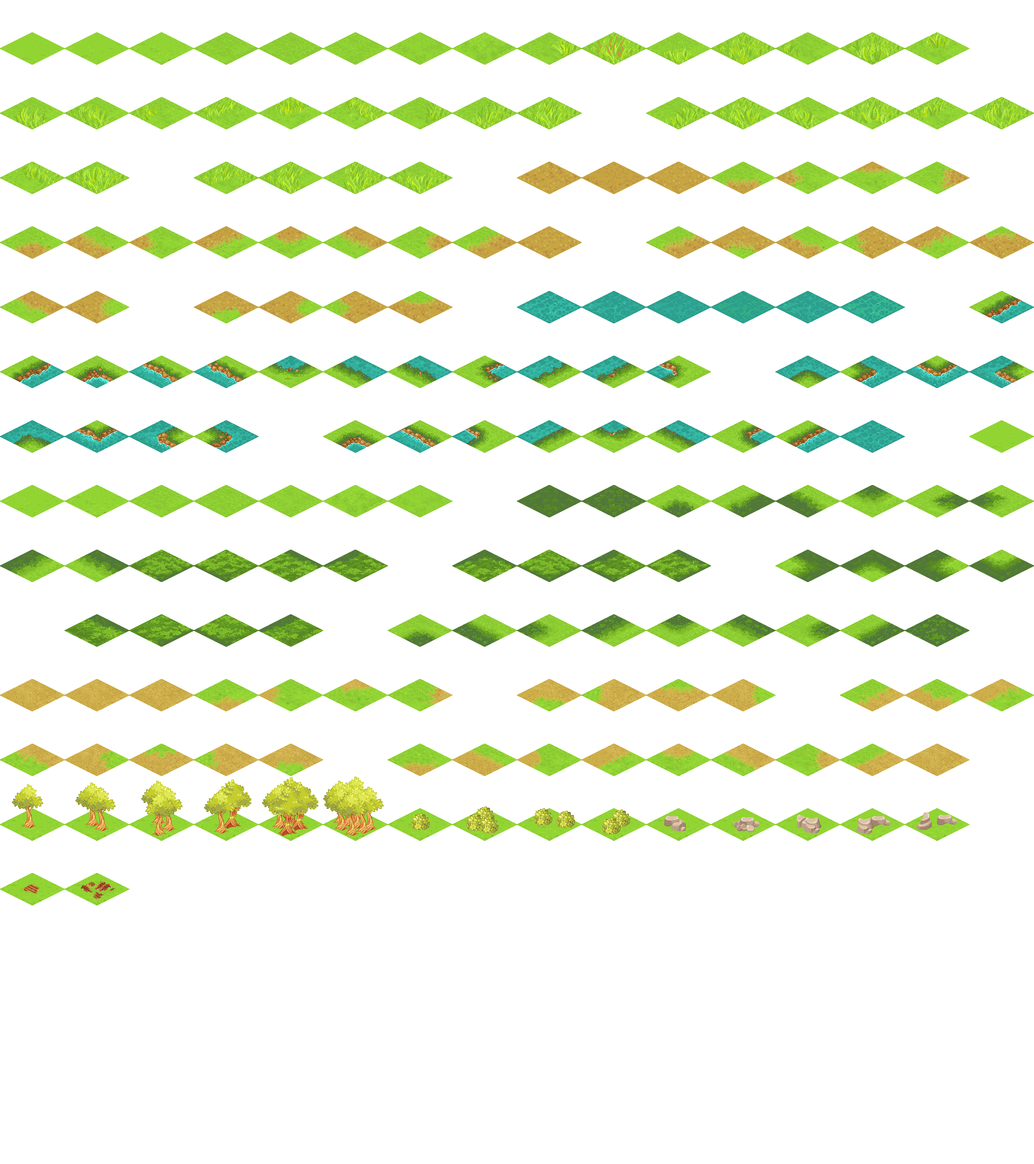
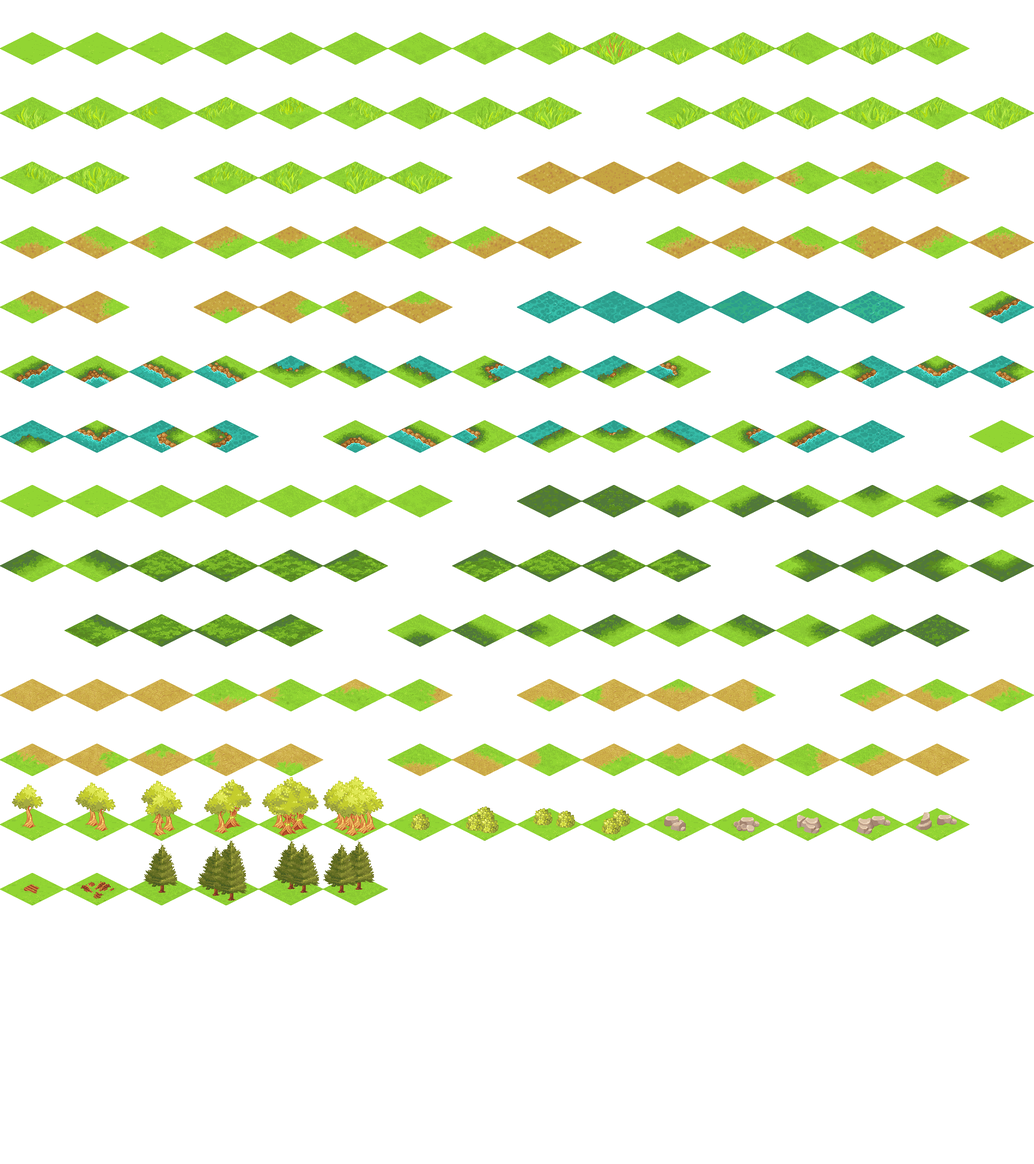
Comparing the layer stacks of the two 1034 x 1164 images. Changes:
removed group "Grasses" (228 layers) over 129, 840, 388, 905
moved "Layer 8" out of group "Grasses", painted on it over 323, 840, 388, 893
moved "Layer 9" out of group "Grasses", painted on it over 340, 840, 388, 890
moved "Layer 7" out of group "Grasses", painted on it over 285, 840, 388, 893
moved "Layer 6" out of group "Grasses", painted on it over 272, 840, 388, 889
moved "Layer 5" out of group "Grasses", painted on it over 213, 840, 324, 901
moved "Layer 4" out of group "Grasses", painted on it over 193, 840, 259, 896
moved "Layer 3" out of group "Grasses", painted on it over 130, 840, 247, 889
moved "Layer 2" out of group "Grasses", painted on it over 129, 843, 178, 893
added layer "Layer 1 copy 3" above "Layer 1 copy 2" over 323, 872, 388, 905
added layer "Layer 1 copy 2" above "Layer 1 copy" over 258, 872, 324, 905
added layer "Layer 1 copy" above "Layer 1" over 193, 872, 259, 905
moved "Layer 1" out of group "Grasses", painted on it over 129, 843, 194, 905
renamed "Layer 47" to "Grasses", moved it out of group "Grasses", painted on it over 129, 840, 388, 905
